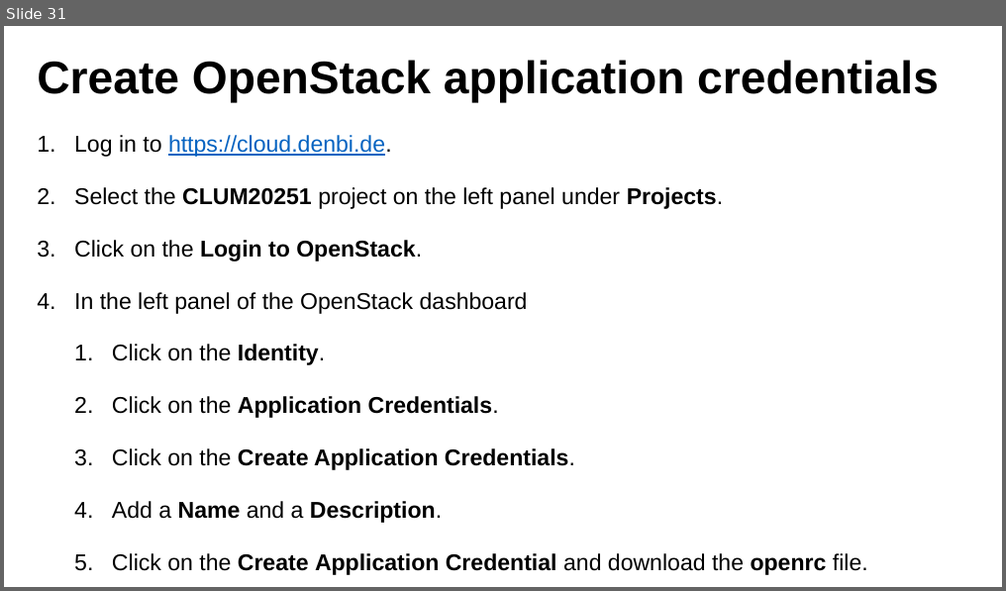
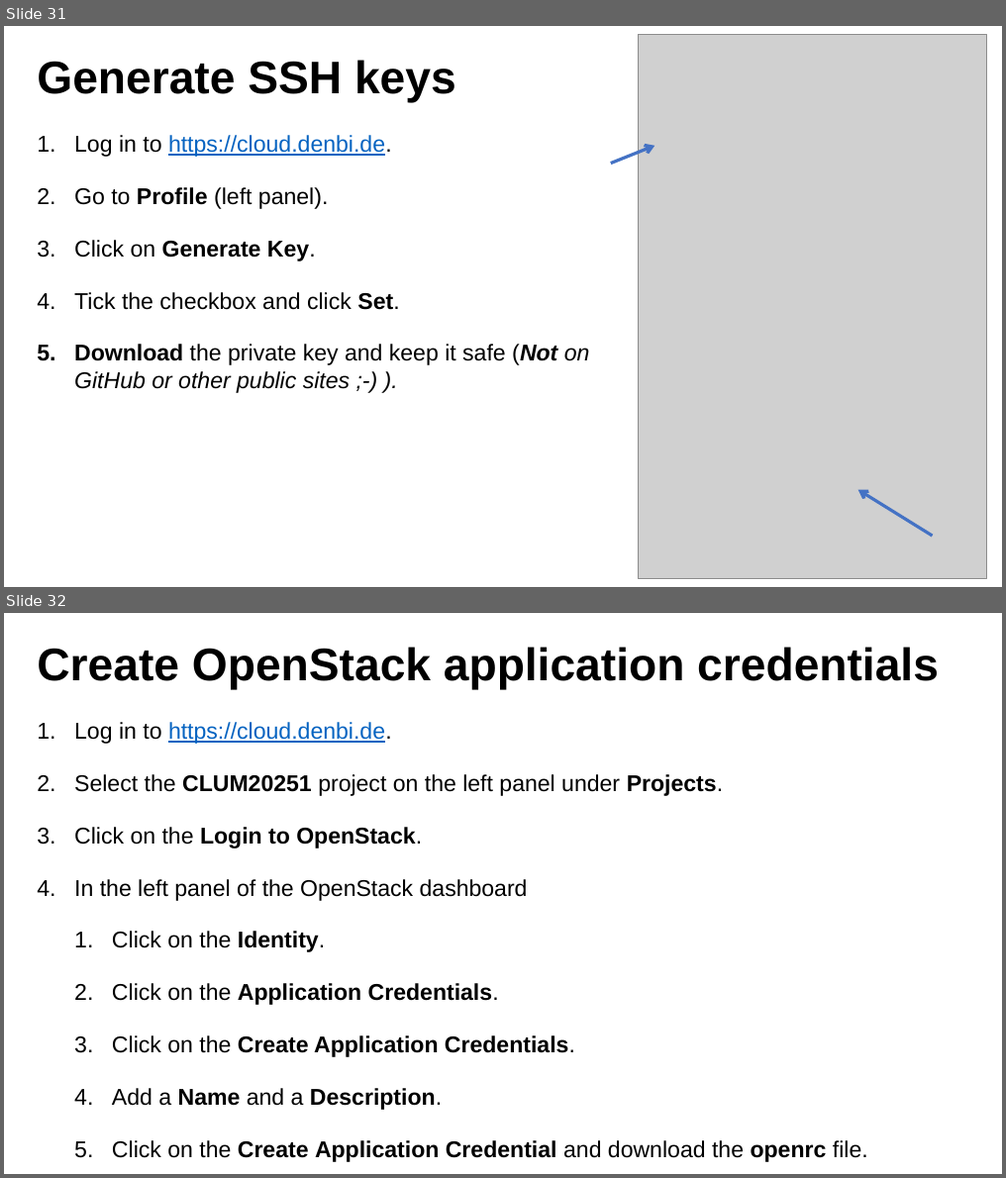
Before and after one commit to sanjaysrikakulam/terraform_clum2025, a slide deck: materials/terraform_openstack_tutorial.pptx. Shown one above the other, each under a label of ours: slide 31 before the commit, slides 31 and 32 after it. The pictures are 1006x591 and 1006x1178 pixels, drawn with LibreOffice and Linux fonts; fonts in the diff are those of the drawing; grey boxes stand for pictures. Boxes give left, top, right and bottom in pixels: in the first picture for what was removed or moved away, otherwise in the second. Text is boxed around its words. In the diff, an @@ line names an element or a change of style, - is before the commit and + after.

```diff
--- a/materials/terraform_openstack_tutorial.pptx
+++ b/materials/terraform_openstack_tutorial.pptx
@@ slide 31 added at (4,26,1002,587), background #FFFFFF @@
@@ picture added at (638,34,987,579) @@
@@ title added at (37,60,456,103), 44 pt, text #000000, bold @@
+Generate SSH keys
@@ text added at (74,135,590,393), 22 pt, text #000000 @@
+1. Log in to https://cloud.denbi.de.
+2. Go to Profile (left panel).
+3. Click on Generate Key.
+4. Tick the checkbox and click Set.
+5. Download the private key and keep it safe (Not on GitHub or other public sites ;-) ).
@@ arrow added from (611, 163) to (654, 146), #4472C4 3 pt @@
@@ arrow added from (933, 536) to (858, 490), #4472C4 3 pt @@
@@ what was slide 31 is now slide 32 @@
```
Also in this commit, not shown: 6 slides changed.
